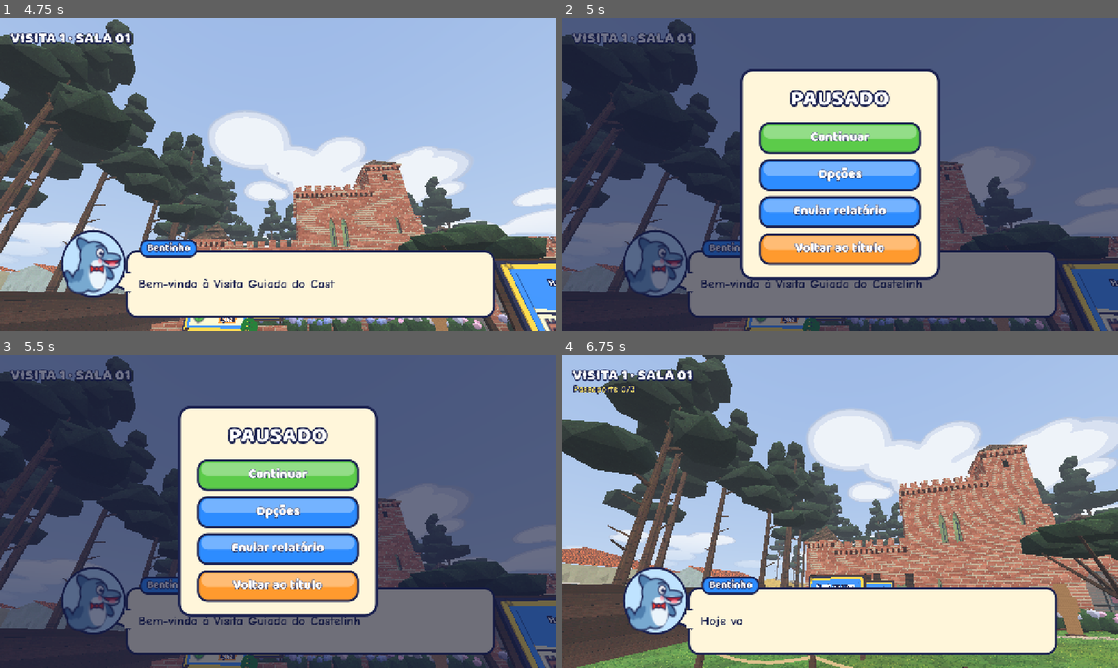
Above: before the commit, frames 1-4 (two rows, left to right).
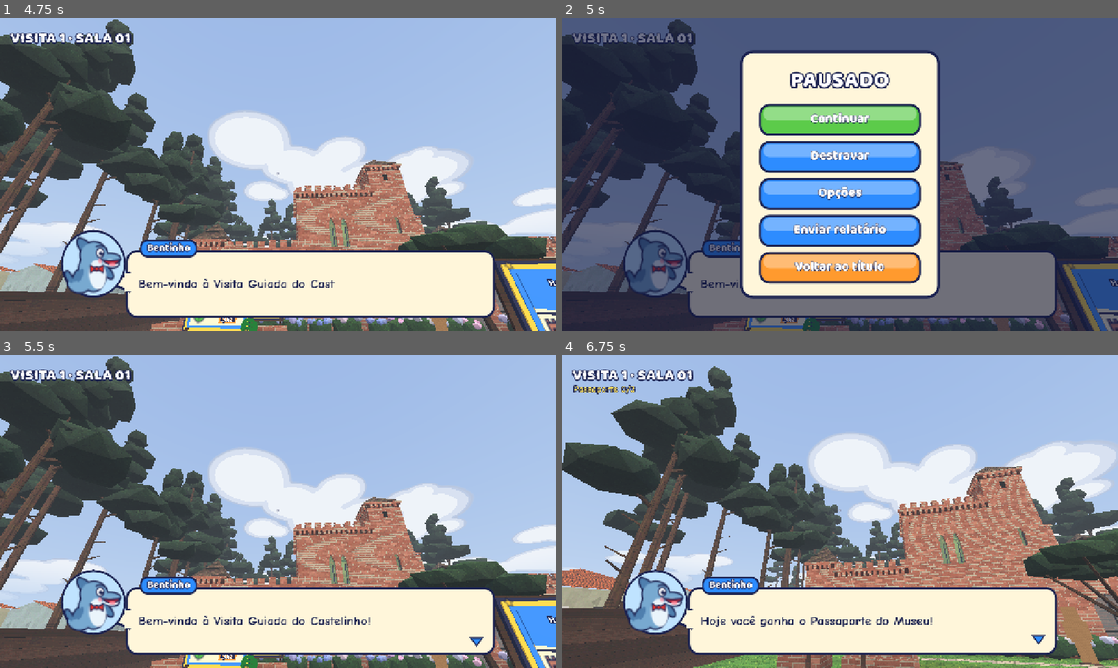
Above: after the commit, the same moments.

Repository: IcaroPv01/jogo_castelinho_imb-
Game: Godot game, scene res://scenes/main/main.tscn
Same seed, same stepped clock (60 frames per second), same inputs: the game is played once before the commit and once after it.
Inputs (mouse positions are in pixels of both pictures, inside the frame that each line leads up to):
- Up to frame 1 (4.75 s): click "Começar a visita" at 0.5 s; tap Enter at 1.25 s; move the mouse to (305, 174) at 1.27 s; hold Shift (correr) 1.28-2.03 s; hold Space (avancar_dialogo) from 1.28 s (still down); click (305, 174) at 1.42 s; move the mouse to (250, 174) at 2.02 s; tap 1 (disco_1) at 2.1 s; move the mouse to (289, 168) at 2.77 s; tap 5 (disco_5) at 2.85 s; move the mouse to (272, 180) at 3.52 s; tap Mouse wheel down (disco_ant) at 3.6 s; click (272, 180) at 3.67 s; move the mouse to (316, 177) at 4.27 s; hold Mouse wheel up (disco_prox) from 4.28 s (still down)
- Up to frame 2 (5 s): keep holding Space (avancar_dialogo); keep holding Mouse wheel up (disco_prox); tap Escape (pausa) at 4.9 s
- Up to frame 3 (5.5 s): release Space (avancar_dialogo) at 5 s; release Mouse wheel up (disco_prox) at 5 s; click (278, 492) at 5 s, where only the run after the commit has a clickable "Destravar"
- Up to frame 4 (6.75 s): click (840, 473) at 5.75 s, where only the run before the commit has a clickable "Continuar"; move the mouse to (795, 508) at 6.52 s; hold Space (avancar_dialogo) from 6.53 s (still down); tap E (interagir) at 6.6 s

Frame 1 is identical in both runs. In frame 2, 22% of the frame differs, in the area x 32-68%, y 10-90%; in frame 3, 89%, in the area x 0-100%, y 0-100%; in frame 4, 39%.

Commit message:
Módulo 1: botão Destravar na pausa; bugs renumerados B37–B39
Co-Authored-By: Claude Opus 5.5 (1M context) <noreply@anthropic.com>
Claude-Session: https://claude.ai/code/session_01QBMppvUF8Q96xE67z1wfAi

Diff:
--- a/tests/qa_logica_test.gd
+++ b/tests/qa_logica_test.gd
@@ -465,7 +465,7 @@
 	_checar(p.global_position.y > -0.5, "em cima do calçadão o jogador não cai (y=%.2f)" % p.global_position.y)
 	p.global_position = Vector3(0, -20, 0)             # buraco: a rede de segurança devolve à margem
 	await _frames(5)
-	# B26: a rede de segurança geral (world/rede_seguranca.gd) costuma agir antes e devolve ao último ponto seguro
+	# B37: a rede de segurança geral (world/rede_seguranca.gd) costuma agir antes e devolve ao último ponto seguro
 	await _frames(30)
 	_checar(p.global_position.y > -3.0 and p.is_on_floor(), "y=-20 volta para o chão (%s)" % str(p.global_position))
 
--- a/tests/rede_seguranca_test.gd
+++ b/tests/rede_seguranca_test.gd
@@ -1,8 +1,8 @@
 extends SceneTree
 ## Rede de segurança do jogador (world/rede_seguranca.gd), bugs do playtest do Bernardo (14/10/2026):
-##  B26 cair no void / sair do mapa: volta ao último ponto seguro (em todo nível)
-##  B27 dunas do Ato II sem borda: andava ~100 m até cair no void; agora paredes invisíveis em x ±50
-##  B28 preso dentro de parede sem troca de época: a rede tira o jogador sozinha
+##  B37 cair no void / sair do mapa: volta ao último ponto seguro (em todo nível)
+##  B38 dunas do Ato II sem borda: andava ~100 m até cair no void; agora paredes invisíveis em x ±50
+##  B39 preso dentro de parede sem troca de época: a rede tira o jogador sozinha
 ## Uso: godot --headless -s res://tests/rede_seguranca_test.gd
 
 const CASTELINHO := "res://world/niveis/castelinho.tscn"
@@ -68,7 +68,7 @@
 
 
 func _void_e_fora(cena: String) -> void:
-	print("-- B26 void e fora do mapa: ", cena.get_file())
+	print("-- B37 void e fora do mapa: ", cena.get_file())
 	await _carregar(cena)
 	var rede = _rede()
 	_checar(rede != null and rede.tem_limites, "rede instalada e com limites medidos")
@@ -94,7 +94,7 @@
 
 
 func _parede() -> void:
-	print("-- B28 preso dentro de parede (sem trocar de época)")
+	print("-- B39 preso dentro de parede (sem trocar de época)")
 	await _carregar(CASTELINHO)
 	var rede = _rede()
 	await _assentar()
@@ -109,7 +109,7 @@
 
 
 func _dunas_borda() -> void:
-	print("-- B27 dunas do Ato II têm borda")
+	print("-- B38 dunas do Ato II têm borda")
 	var nivel: Node = await _carregar(ATO2)
 	GS.trocar_epoca(GS.Epoca.E1950)
 	await _frames(5)
--- a/ui/menu_pausa.gd
+++ b/ui/menu_pausa.gd
@@ -1,6 +1,6 @@
 class_name MenuPausa
 extends Control
-## Menu de pausa (Esc): Continuar, Opções (volume e sensibilidade) e Voltar ao título (com confirmação).
+## Menu de pausa (Esc): Continuar, Destravar, Opções (volume e sensibilidade) e Voltar ao título (com confirmação).
 ## Estilo "Flash educativo" (BotaoGel). Vive dentro do HUD, que roda mesmo com a árvore pausada.
 ## Quem pausa/despausa é o main.gd (mouse solto = pausa); aqui só mostramos o menu e recapturamos o mouse
 ## DENTRO do clique em "Continuar" (o navegador exige um gesto do usuário para o pointer lock).
@@ -61,6 +61,8 @@
 
 	_pag_principal = _pagina(col)
 	btn_continuar = _botao(_pag_principal, "Continuar", Flash.VERDE, _continuar)
+	# preso num canto ou num vão sem saída (playtest do Bernardo): volta a um ponto seguro de alguns segundos atrás
+	_botao(_pag_principal, "Destravar", Flash.AZUL, _destravar)
 	_botao(_pag_principal, "Opções", Flash.AZUL, func(): _ir("opcoes"))
 	btn_relatorio = _botao(_pag_principal, "Enviar relatório", Flash.AZUL, func(): _ir("relatorio"))
 	_botao(_pag_principal, "Voltar ao título", Flash.LARANJA, func(): _ir("confirma"))
@@ -262,6 +264,12 @@
 	Celular.capturar_mouse()
 
 
+func _destravar() -> void:
+	if RedeSeguranca.atual:
+		RedeSeguranca.atual.destravar()
+	_continuar()
+
+
 ## Mesmo caminho de volta ao título do Braço Morto: zera a UI, desliga o jogo e recarrega a cena principal.
 func voltar_ao_titulo() -> void:
 	Opcoes.salvar()
